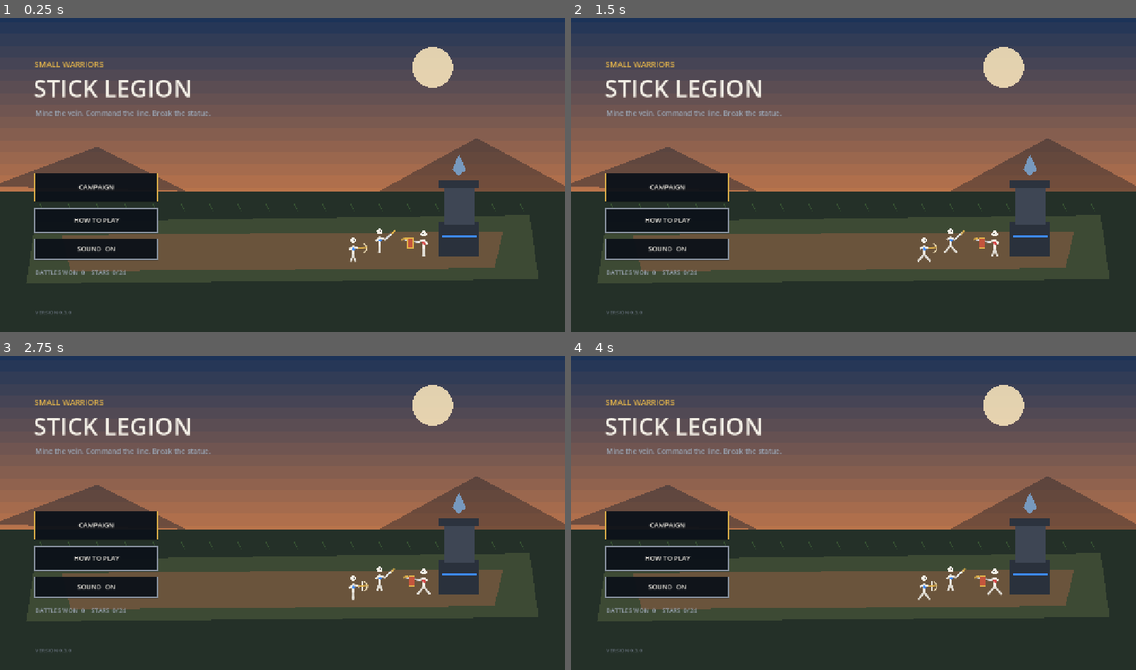
Above: before the commit, frames 1-4 (two rows, left to right).
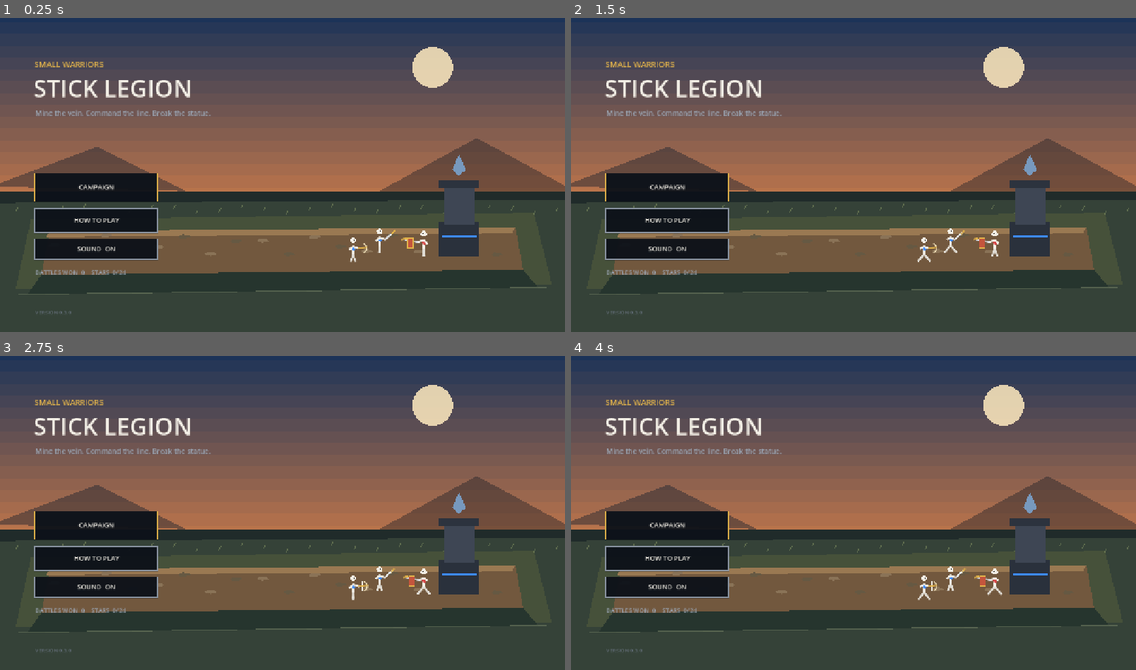
Above: after the commit, the same moments.

Repository: Abolfazlsoltan/Game2
Game: Godot game, scene res://scenes/main.tscn
Two runs of this game, one before a commit and one after it. Both use one fixed random seed, a clock stepped at 60 frames per second and the inputs below.
Inputs (mouse positions are in pixels of both pictures, inside the frame that each line leads up to):
- Up to frame 1 (0.25 s): no input
- Up to frame 2 (1.5 s): tap Enter at 0.5 s; move the mouse to (977, 156) at 0.52 s; hold D 0.53-1.25 s; tap J at 0.6 s; click (977, 156) at 0.67 s; tap Space at 0.77 s; drag from (740, 187) to (825, 237) at 1.27 s
- Up to frame 3 (2.75 s): move the mouse to (339, 440) at 2.02 s; hold D from 2.03 s (still down); tap 2 at 2.1 s
- Up to frame 4 (4 s): release D at 2.75 s; drag from (825, 575) to (684, 462) at 2.77 s; tap Space at 3.5, 3.77 s; move the mouse to (1023, 560) at 3.52 s; hold A from 3.53 s (still down); tap 4 at 3.6 s

The runs differ from the first frame. In frame 1, 4.0% of the frame differs, in the area x 2-99%, y 59-89%; in frame 2, 4.0%; in frame 3, 4.0%; in frame 4, 4.0%.

Commit message:
Add layered terrain and ground detail

Diff:
--- a/scripts/game.gd
+++ b/scripts/game.gd
@@ -1292,16 +1292,35 @@
 	draw_colored_polygon(PackedVector2Array([Vector2(860, 400), Vector2(1080, 280), Vector2(1320, 410)]), Color(0.08, 0.1, 0.14, 0.4))
 
 func _draw_ground() -> void:
-	draw_rect(Rect2(-30, 400, W + 60, 340), Color("#243028"))
+	draw_rect(Rect2(-30, 400, W + 60, 340), Color("#202b2a"))
 	draw_colored_polygon(PackedVector2Array([
-		Vector2(80, 470), Vector2(1200, 455), Vector2(1220, 600), Vector2(60, 610)
-	]), Color("#3d4a34"))
+		Vector2(-20, 428), Vector2(1300, 420), Vector2(1300, 720), Vector2(-20, 720)
+	]), Color("#354238"))
 	draw_colored_polygon(PackedVector2Array([
-		Vector2(140, 500), Vector2(1140, 492), Vector2(1120, 575), Vector2(160, 582)
-	]), Color("#6a543c"))
+		Vector2(70, 465), Vector2(1210, 450), Vector2(1250, 612), Vector2(35, 624)
+	]), Color("#46513a"))
+	draw_colored_polygon(PackedVector2Array([
+		Vector2(112, 491), Vector2(1168, 483), Vector2(1185, 579), Vector2(94, 590)
+	]), Color("#72583e"))
+	draw_colored_polygon(PackedVector2Array([
+		Vector2(112, 491), Vector2(1168, 483), Vector2(1160, 496), Vector2(104, 505)
+	]), Color("#9a7952"))
+	draw_colored_polygon(PackedVector2Array([
+		Vector2(94, 590), Vector2(1185, 579), Vector2(1220, 620), Vector2(62, 635)
+	]), Color("#26352e"))
+	for i in 25:
+		var x := 36.0 + float(i) * 51.0
+		var y := 438.0 + sin(float(i) * 1.7) * 7.0
+		draw_line(Vector2(x, y + 8.0), Vector2(x + 5.0, y - 1.0), Color("#74835a", 0.65), 2.0)
 	for i in 18:
-		var x := 90.0 + float(i) * 64.0
-		draw_line(Vector2(x, 430), Vector2(x + 10, 448), Color(0.25, 0.38, 0.22, 0.7), 2.0)
+		var x := 122.0 + float(i) * 59.0
+		var y := 522.0 + sin(float(i) * 2.3) * 22.0
+		var stone := Color("#8a7357") if i % 2 == 0 else Color("#665943")
+		draw_colored_polygon(PackedVector2Array([
+			Vector2(x - 12, y), Vector2(x - 5, y - 4), Vector2(x + 11, y - 3),
+			Vector2(x + 15, y + 2), Vector2(x + 1, y + 5), Vector2(x - 10, y + 4)
+		]), stone)
+	draw_line(Vector2(40, 635), Vector2(1240, 619), Color("#66735a", 0.7), 2.0)
 
 func _draw_mine() -> void:
 	var bob := sin(tick * 3.0) * 2.0
